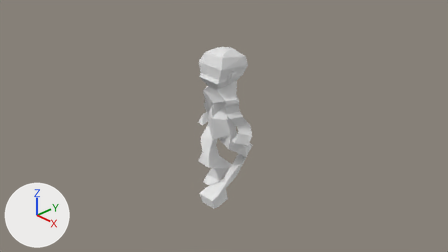
An edit to the Blender file Human2.blend, drawn before and after from the same camera.
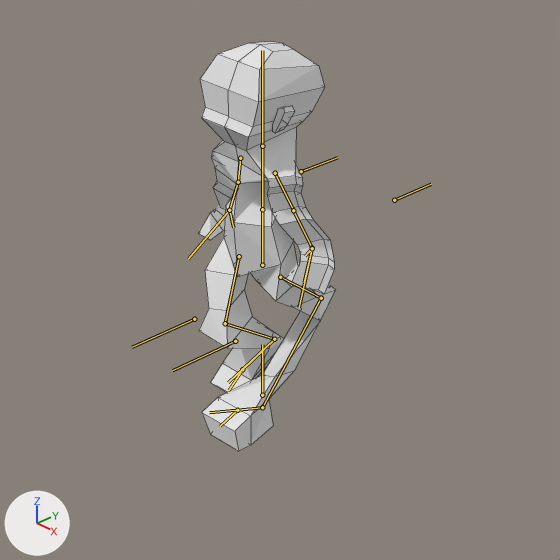
Each version is shown from the file's camera 'Camera', then close up on the part from 27% to 76% of the width and 12% to 100% of the height. The axes (+X, +Y, +Z) are drawn at lower left. The lights are the same throughout. Both versions are drawn at frame 8 of the action 'Walk1'; the numbers are the values there. The bones that bend it are drawn over the model as lines in the close-ups. The close-ups show mesh edges as thin lines.
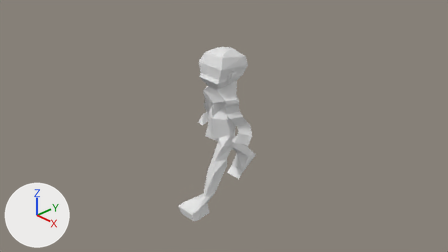
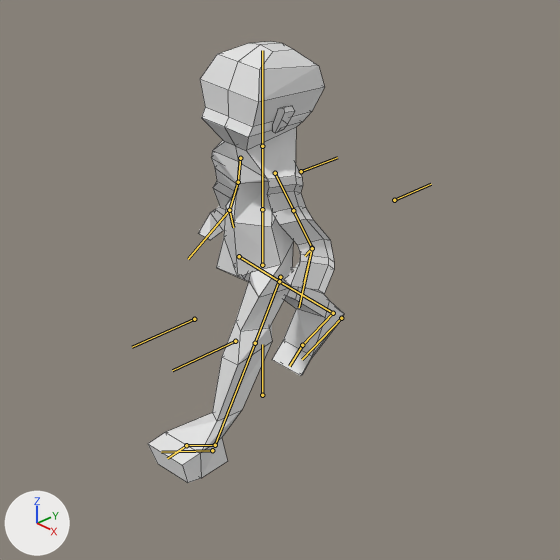
What the commit changed:
Bone 'FootIK.L' (bone_footik_l) moves from (0.0, 0.43, -0.35) to (0.0, 0.91, -0.02).
Bone 'FootIK.L' (bone_footik_l) turns from (-39, 0, 0) to (-45, 0, 0) degrees about its own x, y and z.
Bone 'FootIK.R' (bone_footik_r) moves from (0.0, -0.35, -0.29) to (0.0, -1.1, -0.06).
Bone 'FootIK.R' (bone_footik_r) turns from (41, 0, 0) to (47, 0, 0) degrees about its own x, y and z.

Where the change shows, as pixel boxes [x1, y1, x2, y2] in the close-ups (560 x 560 px):
'Cube', posed (42% wider, 8% taller): before [198, 41, 336, 451]; after [148, 41, 344, 483]
bone 'FootIK.L', root to tip: before (262, 407) to (209, 412); after (212, 450) to (161, 452)
bone 'FootIK.R', root to tip: before (274, 339) to (228, 382); after (341, 318) to (302, 359)
